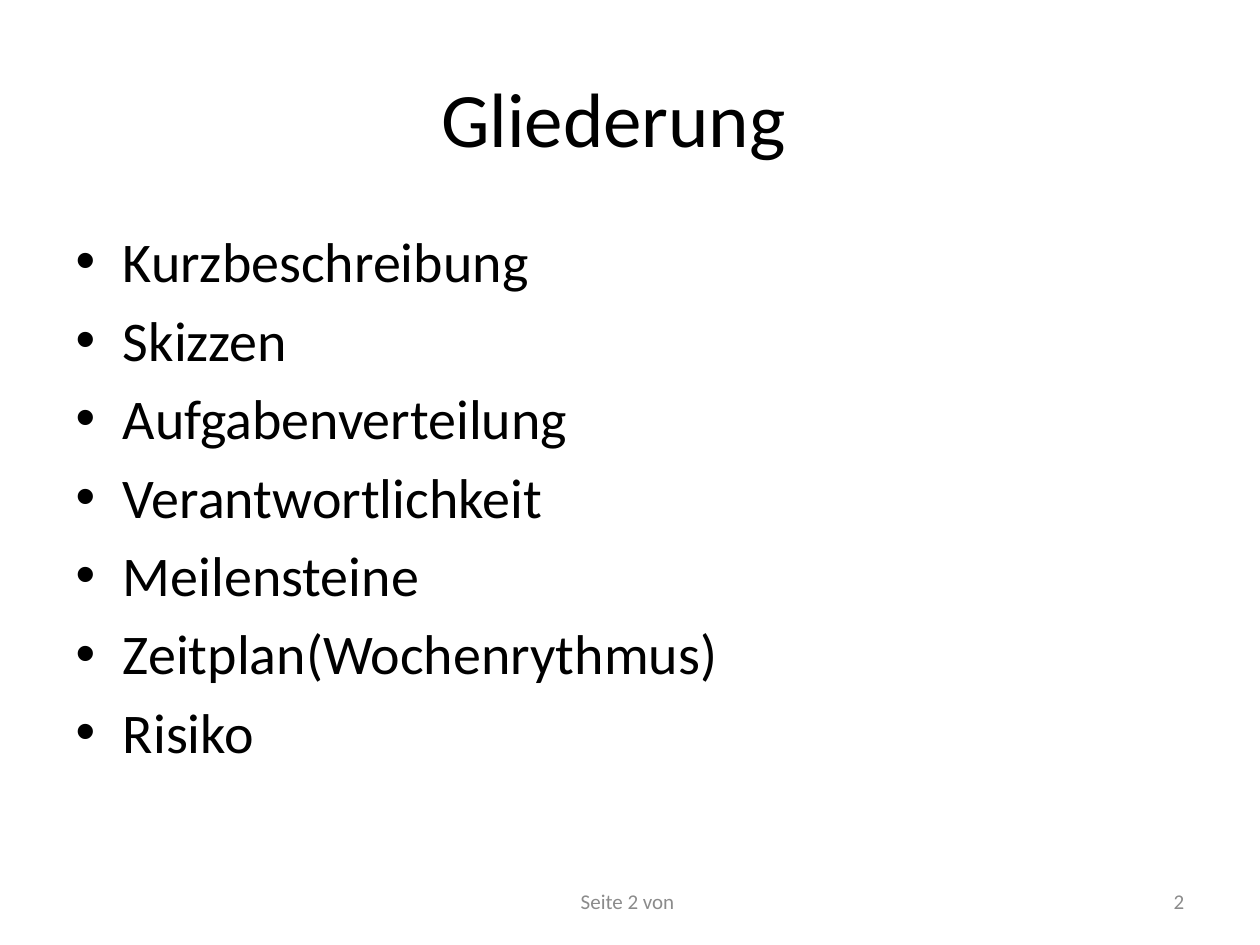
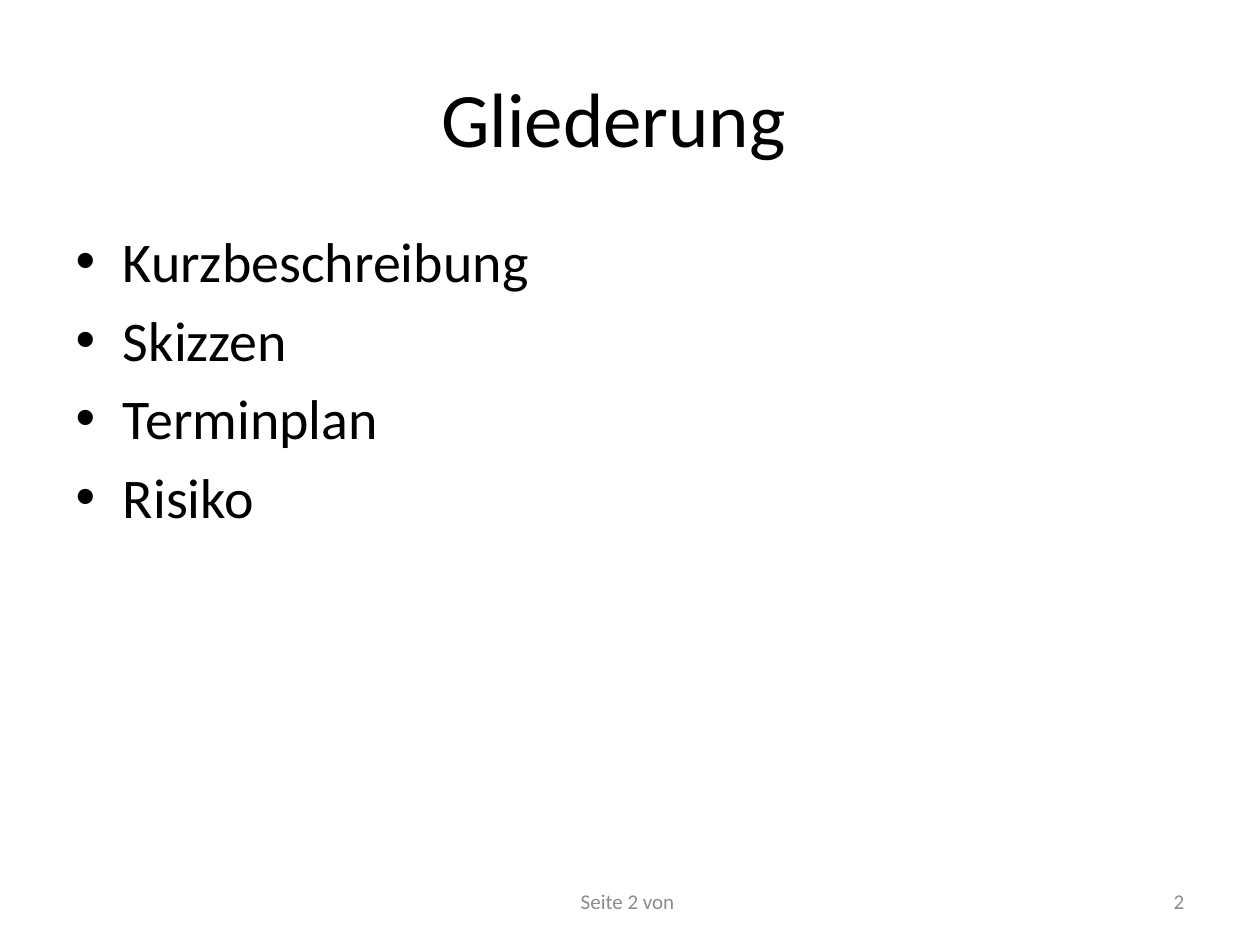
Before and after one commit to RamoramaInteractive/GDV-Projekt, a slide deck: slide 2 of Planungspraesentation-Mitte Juni/Planungspräsentation V. 1.pptx. Drawn at 1260x945 pixels with LibreOffice and Linux fonts; fonts in the diff are those of the drawing. Boxes give left, top, right and bottom in pixels: in the first picture for what was removed or moved away, otherwise in the second. Text is boxed around its words. In the diff, an @@ line names an element or a change of style, - is before the commit and + after.

```diff
--- a/Planungspraesentation-Mitte Juni/Planungspräsentation V. 1.pptx
+++ b/Planungspraesentation-Mitte Juni/Planungspräsentation V. 1.pptx
@@ text at (x1=123, y1=400, x2=378, y2=448): text changed @@
-• Aufgabenverteilung
-• Verantwortlichkeit
-• Meilensteine
-• Zeitplan(Wochenrythmus)
+• Terminplan
```
Also in this commit, not shown: 2 other slides changed, 1 slide added, 3 slides removed.
